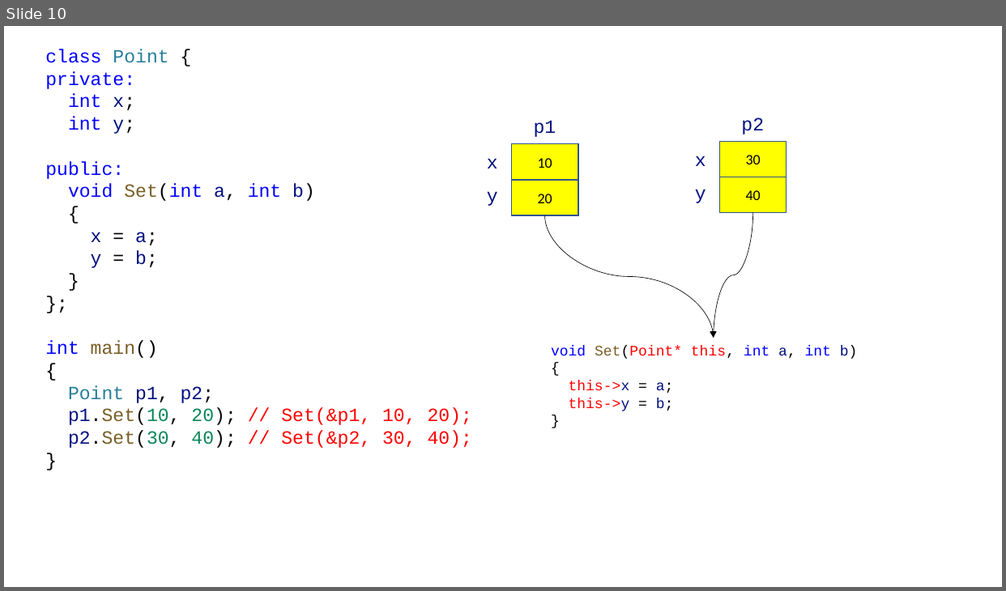
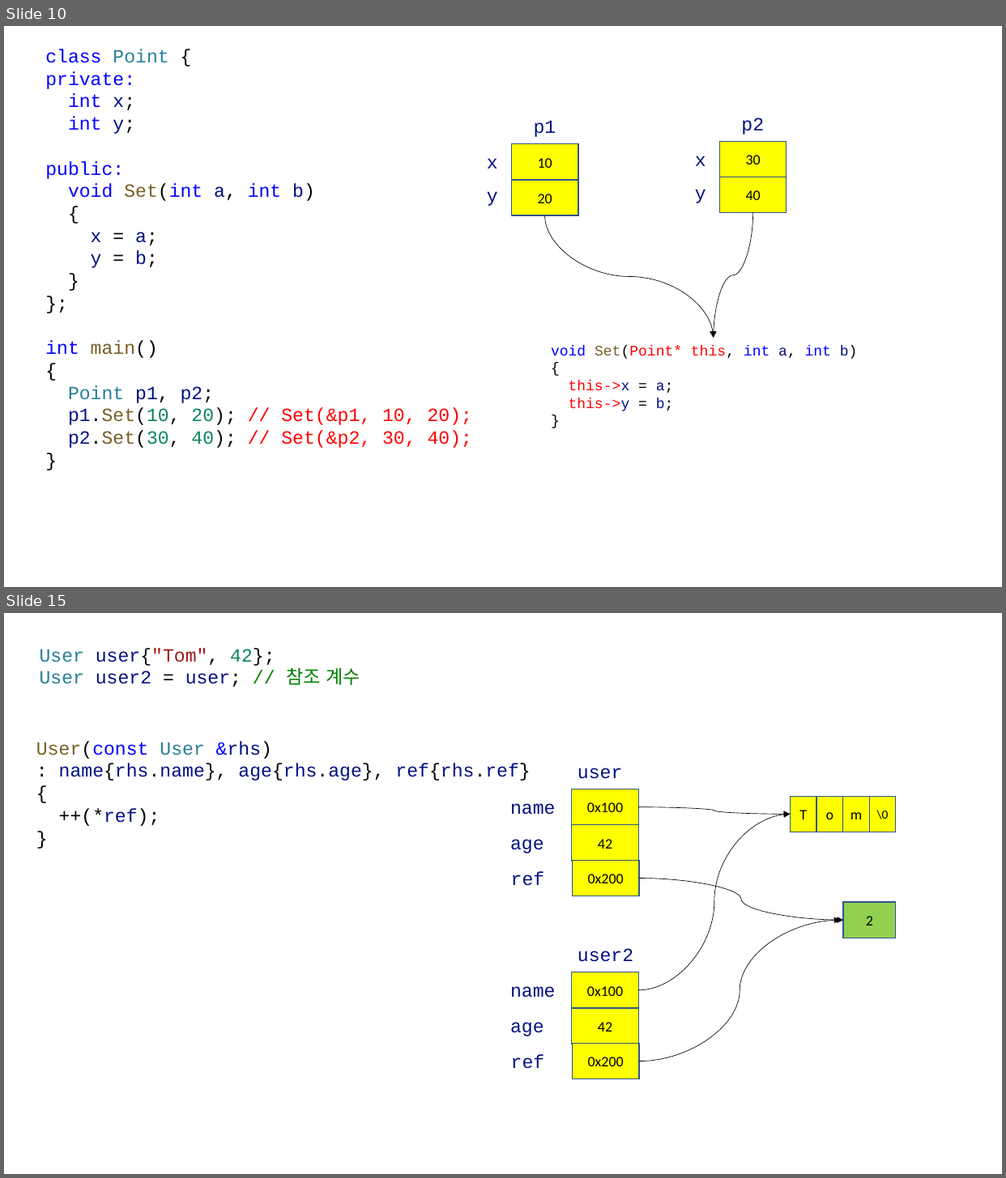
Before and after one commit to yoondev-classroom/hyundai_220510, a slide deck: cpp/220517.pptx. Shown one above the other, each under a label of ours: slide 10 before the commit, slides 10 and 15 after it; the slides between them are not shown. The pictures are 1006x591 and 1006x1178 pixels, drawn with LibreOffice and Linux fonts; fonts in the diff are those of the drawing. Boxes give left, top, right and bottom in pixels: in the first picture for what was removed or moved away, otherwise in the second. Text is boxed around its words. In the diff, an @@ line names an element or a change of style, - is before the commit and + after.

```diff
--- a/cpp/220517.pptx
+++ b/cpp/220517.pptx
@@ slide 15 added at bbox=[4, 613, 1002, 1174], background #FFFFFF @@
@@ text added at bbox=[40, 648, 360, 687], 18 pt, text #001080 @@
+User user{"Tom", 42};
+User user2 = user; // 참조 계수
@@ text added at bbox=[36, 741, 530, 826], 18 pt, text #001080 @@
+User(const User &rhs)
+: name{rhs.name}, age{rhs.age}, ref{rhs.ref}
+{
+++(*ref);
+}
@@ text added at bbox=[577, 768, 622, 779], 18 pt, text #001080 @@
+user
@@ text added at bbox=[510, 803, 555, 815], 18 pt, text #001080 @@
+name
@@ rectangle added at bbox=[572, 790, 639, 825], fill #FFFF00, outline #325491 1 pt, 14 pt, text #000000 @@
+0x100
@@ curved arrow added from (639, 807) to (790, 815), #000000 0.5 pt @@
@@ rectangle added at bbox=[790, 796, 816, 833], fill #FFFF00, outline #325491 1 pt, 14 pt, text #000000 @@
+T
@@ rectangle added at bbox=[816, 796, 842, 833], fill #FFFF00, outline #325491 1 pt, 14 pt, text #000000 @@
+o
@@ rectangle added at bbox=[843, 796, 869, 833], fill #FFFF00, outline #325491 1 pt, 14 pt, text #000000 @@
+m
@@ rectangle added at bbox=[869, 796, 896, 833], fill #FFFF00, outline #325491 1 pt, 12 pt, text #000000 @@
+\0
@@ rectangle added at bbox=[572, 825, 639, 861], fill #FFFF00, outline #325491 1 pt, 14 pt, text #000000 @@
+42
@@ curved arrow added from (639, 990) to (790, 815), #000000 0.5 pt @@
@@ text added at bbox=[510, 839, 544, 854], 18 pt, text #001080 @@
+age
@@ text added at bbox=[511, 871, 545, 886], 18 pt, text #001080 @@
+ref
@@ rectangle added at bbox=[572, 861, 639, 897], fill #FFFF00, outline #325491 1 pt, 14 pt, text #000000 @@
+0x200
@@ curved arrow added from (639, 878) to (843, 920), #000000 0.5 pt @@
@@ rectangle added at bbox=[843, 902, 896, 938], fill #92D050, outline #325491 1 pt, 14 pt, text #000000 @@
+2
@@ curved arrow added from (639, 1062) to (840, 920), #000000 0.5 pt @@
@@ text added at bbox=[577, 948, 633, 962], 18 pt, text #001080 @@
+user2
@@ rectangle added at bbox=[572, 973, 639, 1008], fill #FFFF00, outline #325491 1 pt, 14 pt, text #000000 @@
+0x100
@@ text added at bbox=[510, 986, 555, 998], 18 pt, text #001080 @@
+name
@@ text added at bbox=[510, 1022, 544, 1037], 18 pt, text #001080 @@
+age
@@ rectangle added at bbox=[572, 1008, 639, 1044], fill #FFFF00, outline #325491 1 pt, 14 pt, text #000000 @@
+42
@@ rectangle added at bbox=[572, 1043, 639, 1080], fill #FFFF00, outline #325491 1 pt, 14 pt, text #000000 @@
+0x200
@@ text added at bbox=[511, 1054, 545, 1069], 18 pt, text #001080 @@
+ref
```
Also in this commit, not shown: 7 other slides added, 5 other files.
